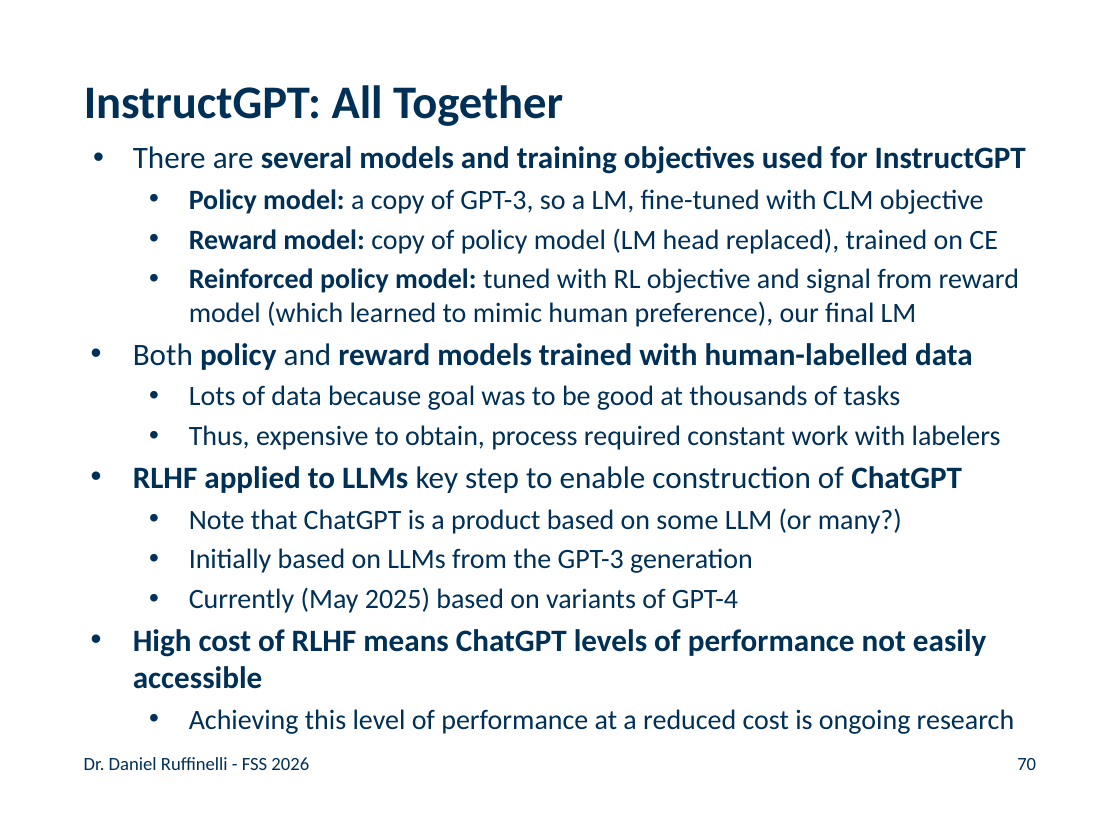
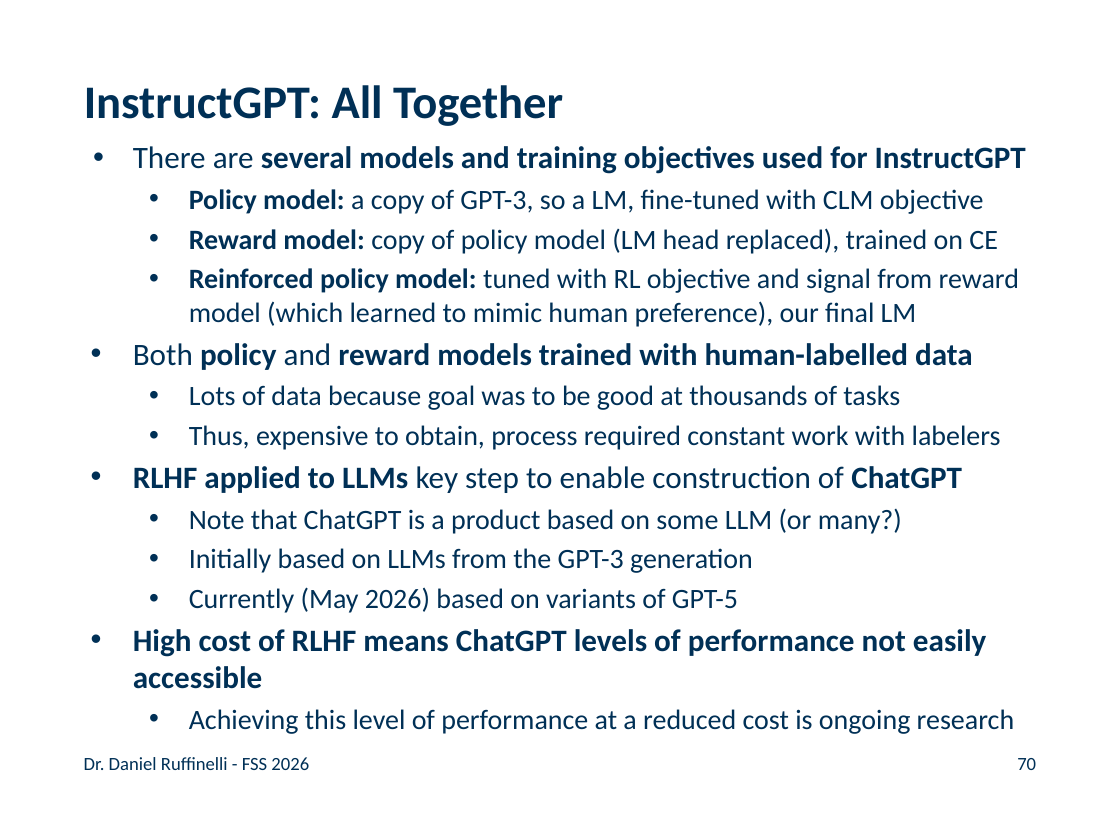
Before and after one commit to rufex2001/teaching_llms, a slide deck: slide 70 of lectures/07_llms/07_llms.pptx. Drawn at 1120x840 pixels with LibreOffice and Linux fonts; fonts in the diff are those of the drawing; background and template pictures are left out. Boxes give left, top, right and bottom in pixels: in the first picture for what was removed or moved away, otherwise in the second. Text is boxed around its words. In the diff, an @@ line names an element or a change of style, - is before the commit and + after.

```diff
--- a/lectures/07_llms/07_llms.pptx
+++ b/lectures/07_llms/07_llms.pptx
@@ text at box(189, 587, 738, 613): text changed @@
-  • Currently (May 2025) based on variants of GPT-4
+  • Currently (May 2026) based on variants of GPT-5
```
Also in this commit, not shown: 1 other slide changed, 1 slide added, 3 other files.
